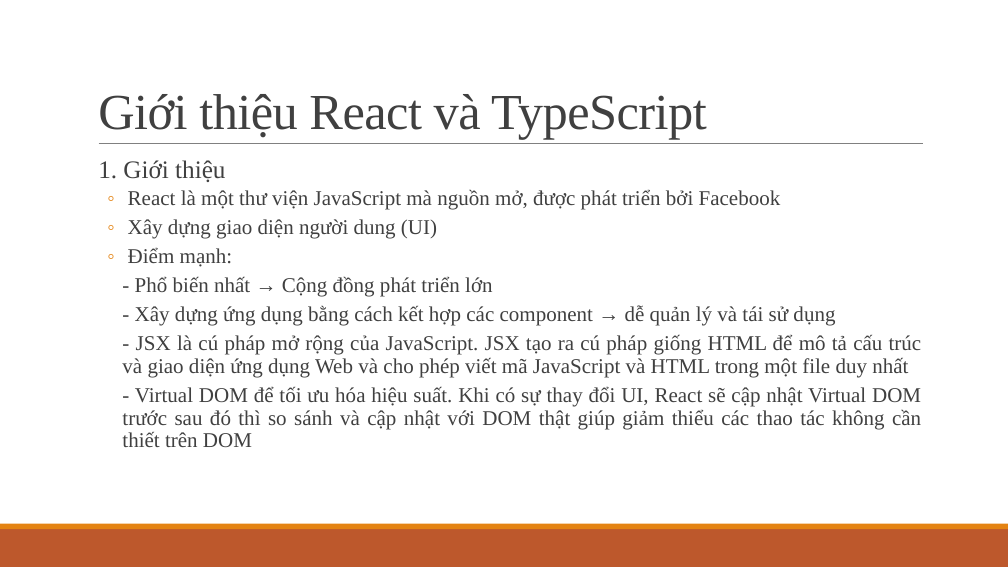
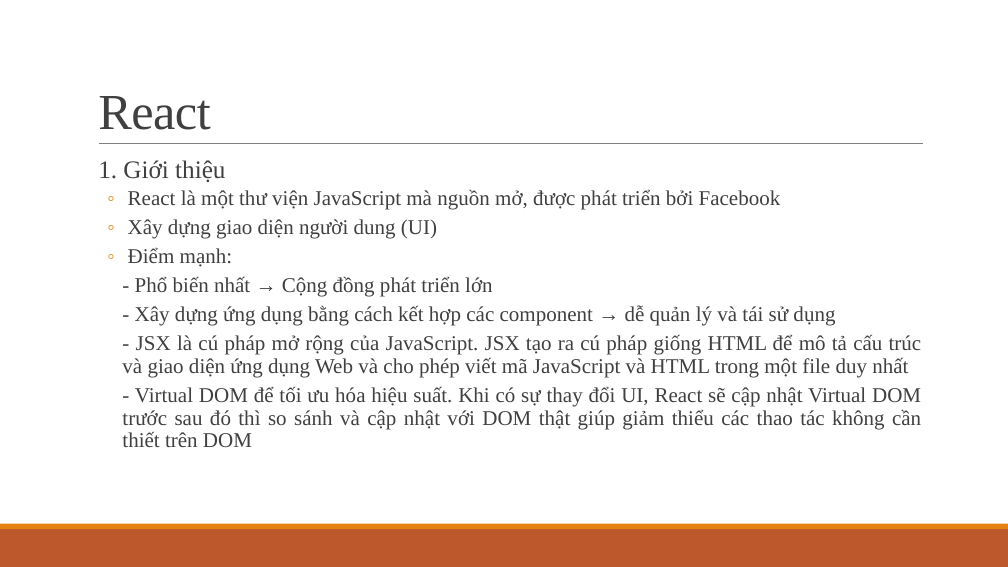
Before and after one commit to ddinhftieens/tranning-react, a slide deck: slide 7 of react_ts.pptx. Drawn at 1008x567 pixels with LibreOffice and Linux fonts; fonts in the diff are those of the drawing. Boxes give left, top, right and bottom in pixels: in the first picture for what was removed or moved away, otherwise in the second. Text is boxed around its words. In the diff, an @@ line names an element or a change of style, - is before the commit and + after.

```diff
--- a/react_ts.pptx
+++ b/react_ts.pptx
@@ title at box(98, 96, 210, 130): text changed @@
-Giới thiệu React và TypeScript
+React
```
Also in this commit, not shown: 4 other slides changed, 3 slides added.
